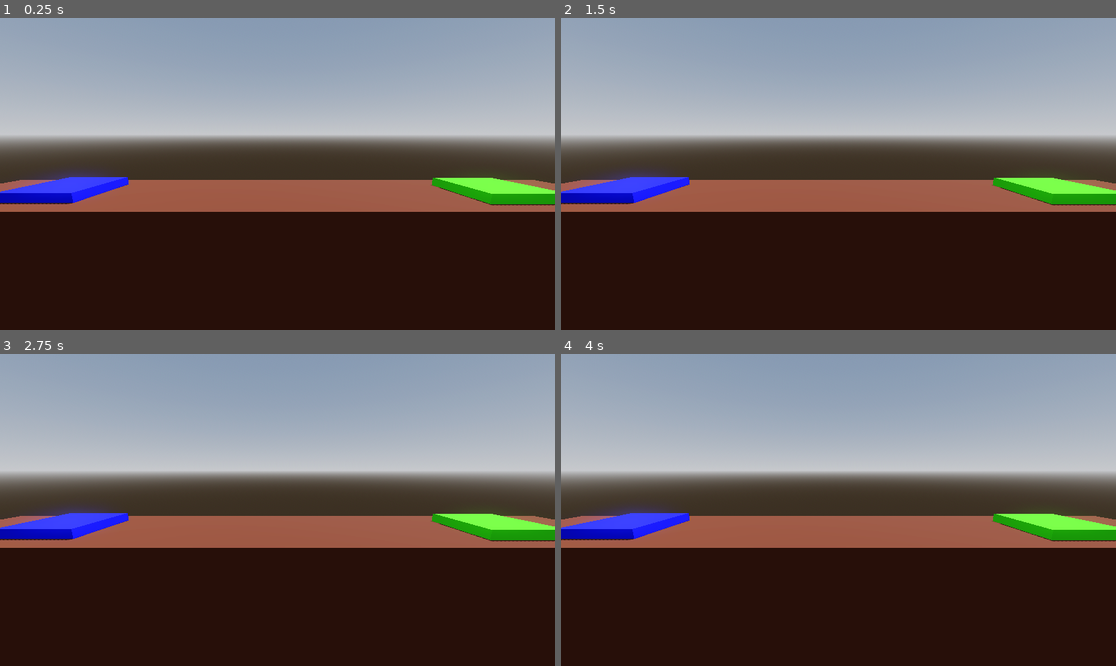
Above: before the commit, frames 1-4 (two rows, left to right).
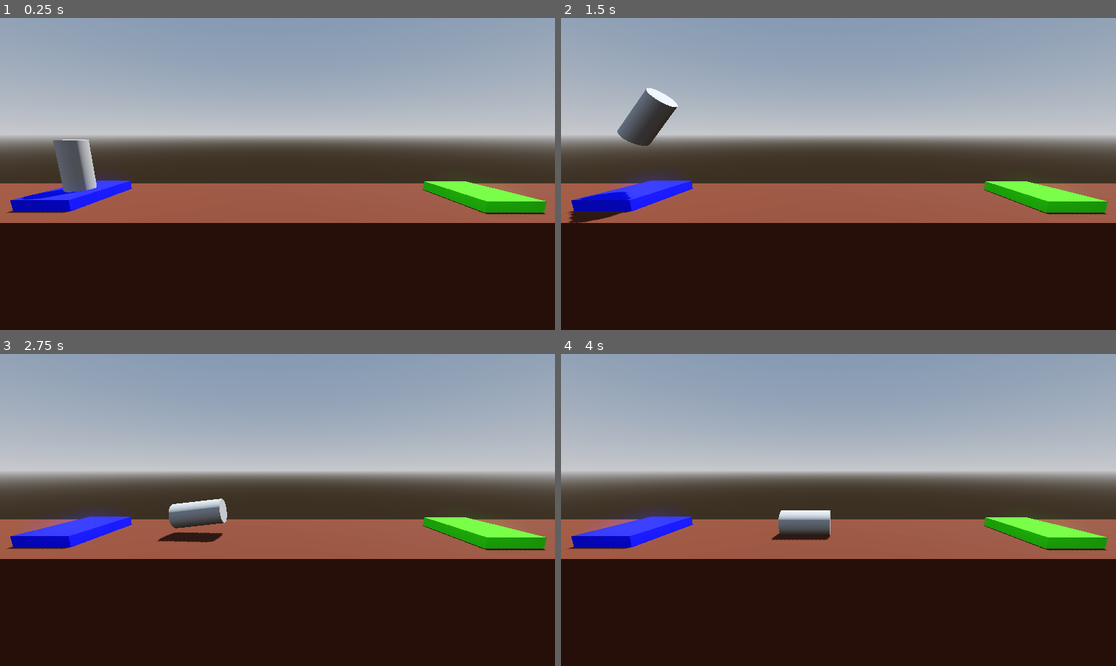
Above: after the commit, the same moments.

Repository: ko222uky/godot-project-boost
Game: Godot game, scene res://Level/level.tscn
Same seed, same stepped clock (60 frames per second), same inputs: the game is played once before the commit and once after it. This scene is started directly instead of the project's main scene.
Inputs:
- Up to frame 1 (0.25 s): no input
- Up to frame 2 (1.5 s): tap Enter at 0.5 s; hold D (rotate_right) 0.53-1.28 s; hold Space (boost) 0.53-1.28 s; hold Down (ui_down) from 1.28 s (still down); tap Space (boost) at 1.35 s
- Up to frame 3 (2.75 s): release Down (ui_down) at 2.03 s; hold D (rotate_right) from 2.03 s (still down); hold Space (boost) from 2.03 s (still down)
- Up to frame 4 (4 s): release D (rotate_right) at 2.78 s; release Space (boost) at 2.78 s; hold Alt (small_thrust) 2.78-3.53 s; tap Space (boost) at 2.85, 3.5 s; hold A (rotate_left) from 3.53 s (still down); hold Space (boost) from 3.53 s (still down)

The runs differ from the first frame. In frame 1, 8.2% of the frame differs, in the area x 0-100%, y 38-66%; in frame 2, 8.4%; in frame 3, 8.4%, in the area x 0-100%, y 46-66%; in frame 4, 8.3%.

Commit message:
Added level 5 and audio for crashing and successful completion

Diff:
--- a/Level/level.tscn
+++ b/Level/level.tscn
@@ -1,4 +1,8 @@
-[gd_scene load_steps=7 format=3 uid="uid://btgsm6wvdoc1"]
+[gd_scene load_steps=9 format=3 uid="uid://bop2h3etsa8cx"]
+
+[ext_resource type="PackedScene" uid="uid://b1odshykb1ot2" path="res://landing_pad.tscn" id="1_ychv5"]
+[ext_resource type="Script" path="res://landing_pad.gd" id="2_v5cxa"]
+[ext_resource type="PackedScene" uid="uid://b124pt35jypx7" path="res://player.tscn" id="3_8vd84"]
 
 [sub_resource type="ProceduralSkyMaterial" id="ProceduralSkyMaterial_chg5h"]
 sky_horizon_color = Color(0.64625, 0.65575, 0.67075, 1)
@@ -16,13 +20,10 @@
 [sub_resource type="StandardMaterial3D" id="StandardMaterial3D_k87ra"]
 albedo_color = Color(0.309804, 0.129412, 0.0392157, 1)
 
-[sub_resource type="StandardMaterial3D" id="StandardMaterial3D_c2l1a"]
-albedo_color = Color(0.207843, 0.917647, 0, 1)
-
 [sub_resource type="StandardMaterial3D" id="StandardMaterial3D_ba7bb"]
 albedo_color = Color(0, 0.00392157, 1, 1)
 
-[node name="Level" type="Node3D"]
+[node name="level" type="Node3D"]
 
 [node name="WorldEnvironment" type="WorldEnvironment" parent="."]
 environment = SubResource("Environment_ngvga")
@@ -31,23 +32,25 @@
 transform = Transform3D(-0.866023, -0.433016, 0.250001, 0, 0.499998, 0.866027, -0.500003, 0.749999, -0.43301, 0, 0, 0)
 shadow_enabled = true
 
-[node name="Floor" type="CSGBox3D" parent="."]
+[node name="Floor" type="CSGBox3D" parent="." groups=["Hazard"]]
 transform = Transform3D(1, 0, 0, 0, 1, 0, 0, 0, 1, 0, -4, 0)
 use_collision = true
 size = Vector3(30, 8, 5)
 material = SubResource("StandardMaterial3D_k87ra")
 
-[node name="Launch pad" type="CSGBox3D" parent="."]
-transform = Transform3D(1, 0, 0, 0, 1, 0, 0, 0, 1, 9.63856, 0.2, 0.170938)
+[node name="LandingPad" parent="." instance=ExtResource("1_ychv5")]
+transform = Transform3D(1, 0, 0, 0, 1, 0, 0, 0, 1, 8.05742, 0.2, 0.175155)
+script = ExtResource("2_v5cxa")
+file_path = "res://Level/level_2.tscn"
+
+[node name="LaunchPad" type="CSGBox3D" parent="."]
+transform = Transform3D(1, 0, 0, 0, 1, 0, 0, 0, 1, -8.15808, 0.2, 0.0439062)
 use_collision = true
-size = Vector3(3, 0.4, 3)
-material = SubResource("StandardMaterial3D_c2l1a")
-
-[node name="Landing pad" type="CSGBox3D" parent="."]
-transform = Transform3D(1, 0, 0, 0, 1, 0, 0, 0, 1, -9.43699, 0.2, 0.0439062)
-use_collision = true
-size = Vector3(3, 0.4, 3)
+size = Vector3(2, 0.4, 3)
 material = SubResource("StandardMaterial3D_ba7bb")
 
 [node name="Camera3D" type="Camera3D" parent="."]
-transform = Transform3D(1, 0, 0, 0, 0.981627, 0.190809, 0, -0.190809, 0.981627, 0, 2.612, 9.084)
+transform = Transform3D(1, 0, 0, 0, 0.981627, 0.190809, 0, -0.190809, 0.981627, 0, 2.612, 8.206)
+
+[node name="Player" parent="." instance=ExtResource("3_8vd84")]
+transform = Transform3D(1, 0, 0, 0, 1, 0, 0, 0, 1, -8.158, 1.4, 0.044)
--- a/level.tscn
+++ b/Level/level_2.tscn
@@ -1,8 +1,8 @@
-[gd_scene load_steps=9 format=3 uid="uid://bop2h3etsa8cx"]
+[gd_scene load_steps=10 format=3 uid="uid://w8e8n70a6kho"]
 
-[ext_resource type="PackedScene" uid="uid://b1odshykb1ot2" path="res://landing_pad.tscn" id="1_066x6"]
-[ext_resource type="PackedScene" uid="uid://b124pt35jypx7" path="res://player.tscn" id="1_l1dd3"]
-[ext_resource type="Script" path="res://landing_pad.gd" id="2_jdown"]
+[ext_resource type="PackedScene" uid="uid://b1odshykb1ot2" path="res://landing_pad.tscn" id="1_pasce"]
+[ext_resource type="Script" path="res://landing_pad.gd" id="2_wh5dy"]
+[ext_resource type="PackedScene" uid="uid://b124pt35jypx7" path="res://player.tscn" id="3_a2yr4"]
 
 [sub_resource type="ProceduralSkyMaterial" id="ProceduralSkyMaterial_chg5h"]
 sky_horizon_color = Color(0.64625, 0.65575, 0.67075, 1)
@@ -19,6 +19,9 @@
 
 [sub_resource type="StandardMaterial3D" id="StandardMaterial3D_k87ra"]
 albedo_color = Color(0.309804, 0.129412, 0.0392157, 1)
+
+[sub_resource type="StandardMaterial3D" id="StandardMaterial3D_a0kij"]
+albedo_color = Color(1, 0.0196078, 0.0196078, 1)
 
 [sub_resource type="StandardMaterial3D" id="StandardMaterial3D_ba7bb"]
 albedo_color = Color(0, 0.00392157, 1, 1)
@@ -38,10 +41,16 @@
 size = Vector3(30, 8, 5)
 material = SubResource("StandardMaterial3D_k87ra")
 
-[node name="LandingPad" parent="." instance=ExtResource("1_066x6")]
-transform = Transform3D(1, 0, 0, 0, 1, 0, 0, 0, 1, 8.05742, 0.2, 0.175155)
-script = ExtResource("2_jdown")
-file_path = "res://level_2.tscn"
+[node name="Obstacle" type="CSGBox3D" parent="." groups=["Hazard"]]
+transform = Transform3D(1, 0, 0, 0, 1, 0, 0, 0, 1, -0.0864041, 0.998692, -0.0657008)
+use_collision = true
+size = Vector3(3, 2, 3)
+material = SubResource("StandardMaterial3D_a0kij")
+
+[node name="LandingPad" parent="." instance=ExtResource("1_pasce")]
+transform = Transform3D(1, 0, 0, 0, 1, 0, 0, 0, 1, 8.03168, 0.177491, 0.183723)
+script = ExtResource("2_wh5dy")
+file_path = "res://Level/level_3.tscn"
 
 [node name="LaunchPad" type="CSGBox3D" parent="."]
 transform = Transform3D(1, 0, 0, 0, 1, 0, 0, 0, 1, -8.15808, 0.2, 0.0439062)
--- a/level_2.tscn
+++ b/Level/level_3.tscn
@@ -42,15 +42,15 @@
 material = SubResource("StandardMaterial3D_k87ra")
 
 [node name="Obstacle" type="CSGBox3D" parent="." groups=["Hazard"]]
-transform = Transform3D(1, 0, 0, 0, 1, 0, 0, 0, 1, -0.0864041, 0.998692, -0.0657008)
+transform = Transform3D(1, 0, 0, 0, 1, 0, 0, 0, 1, -0.20792, 1.13912, 0.243735)
 use_collision = true
-size = Vector3(3, 2, 3)
+size = Vector3(5, 0.1, 3)
 material = SubResource("StandardMaterial3D_a0kij")
 
-[node name="LandingPad" parent="." instance=ExtResource("1_rfwkc")]
+[node name="LandingPad" parent="." instance=ExtResource("1_gbhf4")]
 transform = Transform3D(1, 0, 0, 0, 1, 0, 0, 0, 1, 8.03168, 0.177491, 0.183723)
-script = ExtResource("2_43pqk")
-file_path = "res://level_3.tscn"
+script = ExtResource("2_f1vho")
+file_path = "res://Level/level_4.tscn"
 
 [node name="LaunchPad" type="CSGBox3D" parent="."]
 transform = Transform3D(1, 0, 0, 0, 1, 0, 0, 0, 1, -8.15808, 0.2, 0.0439062)
@@ -61,5 +61,29 @@
 [node name="Camera3D" type="Camera3D" parent="."]
 transform = Transform3D(1, 0, 0, 0, 0.981627, 0.190809, 0, -0.190809, 0.981627, 0, 2.612, 8.206)
 
-[node name="Player" parent="." instance=ExtResource("3_qex4y")]
+[node name="Player" parent="." instance=ExtResource("3_o6g6p")]
 transform = Transform3D(1, 0, 0, 0, 1, 0, 0, 0, 1, -8.158, 1.4, 0.044)
+
+[node name="ObstacleMiddle" type="CSGBox3D" parent="." groups=["Hazard"]]
+transform = Transform3D(1, 0, 0, 0, 1, 0, 0, 0, 1, -6.43507, 6.37699, -0.0177295)
+use_collision = true
+size = Vector3(5, 0.1, 3)
+material = SubResource("StandardMaterial3D_a0kij")
+
+[node name="ObstacleMiddle2" type="CSGBox3D" parent="." groups=["Hazard"]]
+transform = Transform3D(1, 0, 0, 0, 1, 0, 0, 0, 1, 0.508609, 6.37699, -0.0177295)
+use_collision = true
+size = Vector3(5, 0.1, 3)
+material = SubResource("StandardMaterial3D_a0kij")
+
+[node name="ObstacleMiddle3" type="CSGBox3D" parent="." groups=["Hazard"]]
+transform = Transform3D(1, 0, 0, 0, 1, 0, 0, 0, 1, 6.85645, 6.37699, -0.0177295)
+use_collision = true
+size = Vector3(5, 0.1, 3)
+material = SubResource("StandardMaterial3D_a0kij")
+
+[node name="ObstacleSlant" type="CSGBox3D" parent="." groups=["Hazard"]]
+transform = Transform3D(0.802359, 0.596841, 0, -0.596841, 0.802359, 0, 0, 0, 1, 2.91977, 0.841028, 0.443924)
+use_collision = true
+size = Vector3(5, 0.1, 3)
+material = SubResource("StandardMaterial3D_a0kij")
--- a/level_4.tscn
+++ b/Level/level_4.tscn
@@ -1,9 +1,10 @@
 [gd_scene load_steps=10 format=3 uid="uid://b3255ou2qgjh"]
 
-[ext_resource type="PackedScene" uid="uid://b255jolddxqb8" path="res://moving_hazard.tscn" id="1_701ut"]
-[ext_resource type="PackedScene" uid="uid://b1odshykb1ot2" path="res://landing_pad.tscn" id="1_vqci0"]
-[ext_resource type="Script" path="res://landing_pad.gd" id="2_j55j6"]
-[ext_resource type="PackedScene" uid="uid://b124pt35jypx7" path="res://player.tscn" id="3_qqnk8"]
+[ext_resource type="PackedScene" uid="uid://b255jolddxqb8" path="res://moving_hazard.tscn" id="1_j6ntb"]
+[ext_resource type="PackedScene" uid="uid://uur6e0pah7d0" path="res://floor.tscn" id="1_prpjy"]
+[ext_resource type="PackedScene" uid="uid://b1odshykb1ot2" path="res://landing_pad.tscn" id="2_bmc1r"]
+[ext_resource type="Script" path="res://landing_pad.gd" id="3_rjq7d"]
+[ext_resource type="PackedScene" uid="uid://b124pt35jypx7" path="res://player.tscn" id="4_v5t6x"]
 
 [sub_resource type="ProceduralSkyMaterial" id="ProceduralSkyMaterial_chg5h"]
 sky_horizon_color = Color(0.64625, 0.65575, 0.67075, 1)
@@ -18,9 +19,6 @@
 tonemap_mode = 2
 glow_enabled = true
 
-[sub_resource type="StandardMaterial3D" id="StandardMaterial3D_k87ra"]
-albedo_color = Color(0.309804, 0.129412, 0.0392157, 1)
-
 [sub_resource type="StandardMaterial3D" id="StandardMaterial3D_ba7bb"]
 albedo_color = Color(0, 0.00392157, 1, 1)
 
@@ -33,18 +31,14 @@
 transform = Transform3D(-0.866023, -0.433016, 0.250001, 0, 0.499998, 0.866027, -0.500003, 0.749999, -0.43301, 0, 0, 0)
 shadow_enabled = true
 
-[node name="Floor" type="CSGBox3D" parent="." groups=["Hazard"]]
-transform = Transform3D(1, 0, 0, 0, 1, 0, 0, 0, 1, 0, -4, 0)
-use_collision = true
-size = Vector3(30, 8, 5)
-material = SubResource("StandardMaterial3D_k87ra")
+[node name="Floor" parent="." instance=ExtResource("1_prpjy")]
 
-[node name="MovingHazard" parent="." instance=ExtResource("1_701ut")]
+[node name="MovingHazard" parent="." instance=ExtResource("1_j6ntb")]
 
-[node name="LandingPad" parent="." instance=ExtResource("1_vqci0")]
+[node name="LandingPad" parent="." instance=ExtResource("2_bmc1r")]
 transform = Transform3D(1, 0, 0, 0, 1, 0, 0, 0, 1, 8.03168, 0.177491, 0.183723)
-script = ExtResource("2_j55j6")
-file_path = "res://level.tscn"
+script = ExtResource("3_rjq7d")
+file_path = "res://Level/level_5.tscn"
 
 [node name="LaunchPad" type="CSGBox3D" parent="."]
 transform = Transform3D(1, 0, 0, 0, 1, 0, 0, 0, 1, -8.15808, 0.2, 0.0439062)
--- /dev/null
+++ b/Level/level_5.tscn
@@ -0,0 +1,96 @@
+[gd_scene load_steps=10 format=3 uid="uid://dvc1qnl7xv41a"]
+
+[ext_resource type="PackedScene" uid="uid://b1odshykb1ot2" path="res://landing_pad.tscn" id="1_8yjtr"]
+[ext_resource type="Script" path="res://landing_pad.gd" id="2_xytm0"]
+[ext_resource type="PackedScene" uid="uid://uur6e0pah7d0" path="res://floor.tscn" id="3_bj0mg"]
+[ext_resource type="PackedScene" uid="uid://b124pt35jypx7" path="res://player.tscn" id="3_y3la7"]
+[ext_resource type="PackedScene" uid="uid://b255jolddxqb8" path="res://moving_hazard.tscn" id="4_t1aic"]
+
+[sub_resource type="ProceduralSkyMaterial" id="ProceduralSkyMaterial_chg5h"]
+sky_horizon_color = Color(0.64625, 0.65575, 0.67075, 1)
+ground_horizon_color = Color(0.64625, 0.65575, 0.67075, 1)
+
+[sub_resource type="Sky" id="Sky_60nuy"]
+sky_material = SubResource("ProceduralSkyMaterial_chg5h")
+
+[sub_resource type="Environment" id="Environment_ngvga"]
+background_mode = 2
+sky = SubResource("Sky_60nuy")
+tonemap_mode = 2
+glow_enabled = true
+
+[sub_resource type="StandardMaterial3D" id="StandardMaterial3D_a0kij"]
+albedo_color = Color(1, 0.0196078, 0.0196078, 1)
+
+[node name="level" type="Node3D"]
+
+[node name="WorldEnvironment" type="WorldEnvironment" parent="."]
+environment = SubResource("Environment_ngvga")
+
+[node name="DirectionalLight3D" type="DirectionalLight3D" parent="."]
+transform = Transform3D(-0.866024, -0.433016, 0.250001, 0.489953, -0.635181, 0.597068, -0.0997442, 0.639564, 0.76224, 0, 0, 0)
+shadow_enabled = true
+
+[node name="Obstacle" type="CSGBox3D" parent="." groups=["Hazard"]]
+transform = Transform3D(1, 0, 0, 0, 1, 0, 0, 0, 1, -0.0864041, -33.098, -0.0657008)
+use_collision = true
+size = Vector3(300, 2, 100)
+material = SubResource("StandardMaterial3D_a0kij")
+
+[node name="Obstacle2" type="CSGBox3D" parent="." groups=["Hazard"]]
+transform = Transform3D(1, 0, 0, 0, 1, 0, 0, 0, 1, -0.0864041, 28.4589, -0.0657008)
+use_collision = true
+size = Vector3(300, 2, 100)
+material = SubResource("StandardMaterial3D_a0kij")
+
+[node name="LandingPad" parent="." instance=ExtResource("1_8yjtr")]
+transform = Transform3D(1, 0, 0, 0, 1, 0, 0, 0, 1, 31.5471, -31.6809, 0.183723)
+script = ExtResource("2_xytm0")
+file_path = "res://Level/level.tscn"
+
+[node name="Camera3D" type="Camera3D" parent="."]
+transform = Transform3D(1, 0, 0, 0, 0.981627, 0.190809, 0, -0.190809, 0.981627, 0, 2.612, 32.6418)
+
+[node name="Player" parent="." instance=ExtResource("3_y3la7")]
+transform = Transform3D(1, 0, 0, 0, 1, 0, 0, 0, 1, -29.9658, 0, 0)
+
+[node name="MovingHazardFour" parent="." instance=ExtResource("4_t1aic")]
+transform = Transform3D(1, 0, 0, 0, 1, 0, 0, 0, 1, -0.20792, -31.6286, 0.243735)
+destination = Vector3(0, 50, 0)
+move_time = 4.0
+
+[node name="MovingHazardFour2" parent="." instance=ExtResource("4_t1aic")]
+transform = Transform3D(1, 0, 0, 0, 1, 0, 0, 0, 1, 17.0592, -31.6286, 0.243735)
+destination = Vector3(0, 50, 0)
+
+[node name="MovingHazardFive" parent="." instance=ExtResource("4_t1aic")]
+transform = Transform3D(1, 0, 0, 0, 1, 0, 0, 0, 1, -10.5319, -31.6286, 0.243735)
+destination = Vector3(0, 50, 0)
+move_time = 5.0
+
+[node name="MovingHazardFive2" parent="." instance=ExtResource("4_t1aic")]
+transform = Transform3D(1, 0, 0, 0, 1, 0, 0, 0, 1, -19.2118, -31.6286, 0.243735)
+destination = Vector3(0, 50, 0)
+move_time = 6.0
+
+[node name="MovingHazardFive3" parent="." instance=ExtResource("4_t1aic")]
+transform = Transform3D(1, 0, 0, 0, 1, 0, 0, 0, 1, -15.1258, 14.802, 0.243735)
+destination = Vector3(0, -35, 0)
+move_time = 6.0
+
+[node name="MovingHazardFive4" parent="." instance=ExtResource("4_t1aic")]
+transform = Transform3D(1, 0, 0, 0, 1, 0, 0, 0, 1, -4.27996, 14.802, 0.243735)
+destination = Vector3(0, -35, 0)
+move_time = 6.0
+
+[node name="MovingHazardFive5" parent="." instance=ExtResource("4_t1aic")]
+transform = Transform3D(1, 0, 0, 0, 1, 0, 0, 0, 1, 21.6695, 14.802, 0.243735)
+destination = Vector3(0, -35, 0)
+
+[node name="Wall" parent="." instance=ExtResource("3_bj0mg")]
+transform = Transform3D(1, 0, 0, 0, 1, 0, 0, 0, 1, 12.9038, -26.1661, 0.183723)
+size = Vector3(2, 15, 40)
+
+[node name="Wall4" parent="." instance=ExtResource("3_bj0mg")]
+transform = Transform3D(1, 0, 0, 0, 1, 0, 0, 0, 1, 12.2438, 19.6749, 0.183723)
+size = Vector3(2, 18.2471, 40)
--- a/Player.gd
+++ b/Player.gd
@@ -10,6 +10,8 @@
 
 var is_transitioning : bool = false # used to prevent multiple crash/completion functions from running.
 
+@onready var explosion_audio: AudioStreamPlayer3D = $ExplosionAudio # for accessing child node, waiting for _ready()
+@onready var success_audio: AudioStreamPlayer = $SuccessAudio
 
 # Called every frame. 'delta' is the elapsed time since the previous frame.
 func _process(delta: float) -> void:
@@ -34,7 +36,6 @@
 	if Input.is_action_pressed("rotate_right"):
 		apply_torque(Vector3(0.0, 0.0, -torque) * delta)
 
-
 # connecting signal to method
 func _on_body_entered(body: Node) -> void:
 	if "Goal" in body.get_groups() && is_transitioning == false: # checks if string is in list of the body's groups
@@ -45,18 +46,20 @@
 
 func crash_sequence() -> void:
 	print("KABOOM!")
-	set_process(false) # stops calling the _process function
+	explosion_audio.play() # play audio attached to our audio node
+	set_process(false) # stops calling the _process function, to prevent calling multiple crash_sequence()
 	is_transitioning = true
 	var tween = create_tween()
-	tween.tween_interval(1.0) # passes a float (in seconds), how long we wait
+	tween.tween_interval(3.0) # passes a float (in seconds), how long we wait
 	tween.tween_callback(get_tree().reload_current_scene)
 
 
 func complete_level(next_level_file: String) -> void:
 	print("Safe landing! Level complete!")
+	success_audio.play()
 	set_process(false)
 	is_transitioning = true
 	var tween = create_tween()
-	tween.tween_interval(1.0)
+	tween.tween_interval(3.0)
 	tween.tween_callback(
 		get_tree().change_scene_to_file.bind(next_level_file)) # using tween to change scene to the next level file
--- /dev/null
+++ b/floor.tscn
@@ -0,0 +1,10 @@
+[gd_scene load_steps=2 format=3 uid="uid://uur6e0pah7d0"]
+
+[sub_resource type="StandardMaterial3D" id="StandardMaterial3D_k87ra"]
+albedo_color = Color(0.309804, 0.129412, 0.0392157, 1)
+
+[node name="Floor" type="CSGBox3D" groups=["Hazard"]]
+transform = Transform3D(1, 0, 0, 0, 1, 0, 0, 0, 1, 0, -4, 0)
+use_collision = true
+size = Vector3(30, 8, 5)
+material = SubResource("StandardMaterial3D_k87ra")
--- a/level_3.tscn
+++ /dev/null
@@ -1,77 +0,0 @@
-[gd_scene load_steps=10 format=3 uid="uid://bcirsaew7uwcw"]
-
-[ext_resource type="PackedScene" uid="uid://b1odshykb1ot2" path="res://landing_pad.tscn" id="1_o6cl8"]
-[ext_resource type="Script" path="res://landing_pad.gd" id="2_0ayfw"]
-[ext_resource type="PackedScene" uid="uid://b124pt35jypx7" path="res://player.tscn" id="3_kl334"]
-
-[sub_resource type="ProceduralSkyMaterial" id="ProceduralSkyMaterial_chg5h"]
-sky_horizon_color = Color(0.64625, 0.65575, 0.67075, 1)
-ground_horizon_color = Color(0.64625, 0.65575, 0.67075, 1)
-
-[sub_resource type="Sky" id="Sky_60nuy"]
-sky_material = SubResource("ProceduralSkyMaterial_chg5h")
-
-[sub_resource type="Environment" id="Environment_ngvga"]
-background_mode = 2
-sky = SubResource("Sky_60nuy")
-tonemap_mode = 2
-glow_enabled = true
-
-[sub_resource type="StandardMaterial3D" id="StandardMaterial3D_k87ra"]
-albedo_color = Color(0.309804, 0.129412, 0.0392157, 1)
-
-[sub_resource type="StandardMaterial3D" id="StandardMaterial3D_a0kij"]
-albedo_color = Color(1, 0.0196078, 0.0196078, 1)
-
-[sub_resource type="StandardMaterial3D" id="StandardMaterial3D_ba7bb"]
-albedo_color = Color(0, 0.00392157, 1, 1)
-
-[node name="level" type="Node3D"]
-
-[node name="WorldEnvironment" type="WorldEnvironment" parent="."]
-environment = SubResource("Environment_ngvga")
-
-[node name="DirectionalLight3D" type="DirectionalLight3D" parent="."]
-transform = Transform3D(-0.866023, -0.433016, 0.250001, 0, 0.499998, 0.866027, -0.500003, 0.749999, -0.43301, 0, 0, 0)
-shadow_enabled = true
-
-[node name="Floor" type="CSGBox3D" parent="." groups=["Hazard"]]
-transform = Transform3D(1, 0, 0, 0, 1, 0, 0, 0, 1, 0, -4, 0)
-use_collision = true
-size = Vector3(30, 8, 5)
-material = SubResource("StandardMaterial3D_k87ra")
-
-[node name="Obstacle" type="CSGBox3D" parent="." groups=["Hazard"]]
-transform = Transform3D(1, 0, 0, 0, 1, 0, 0, 0, 1, -0.20792, 1.13912, 0.243735)
-use_collision = true
-size = Vector3(5, 0.1, 3)
-material = SubResource("StandardMaterial3D_a0kij")
-
-[node name="LandingPad" parent="." instance=ExtResource("1_o6cl8")]
-transform = Transform3D(1, 0, 0, 0, 1, 0, 0, 0, 1, 8.03168, 0.177491, 0.183723)
-script = ExtResource("2_0ayfw")
-file_path = "res://level_4.tscn"
-
-[node name="LaunchPad" type="CSGBox3D" parent="."]
-transform = Transform3D(1, 0, 0, 0, 1, 0, 0, 0, 1, -8.15808, 0.2, 0.0439062)
-use_collision = true
-size = Vector3(2, 0.4, 3)
-material = SubResource("StandardMaterial3D_ba7bb")
-
-[node name="Camera3D" type="Camera3D" parent="."]
-transform = Transform3D(1, 0, 0, 0, 0.981627, 0.190809, 0, -0.190809, 0.981627, 0, 2.612, 8.206)
-
-[node name="Player" parent="." instance=ExtResource("3_kl334")]
-transform = Transform3D(1, 0, 0, 0, 1, 0, 0, 0, 1, -8.158, 1.4, 0.044)
-
-[node name="ObstacleMiddle" type="CSGBox3D" parent="." groups=["Hazard"]]
-transform = Transform3D(1, 0, 0, 0, 1, 0, 0, 0, 1, -6.43507, 6.37699, -0.0177295)
-use_collision = true
-size = Vector3(5, 0.1, 3)
-material = SubResource("StandardMaterial3D_a0kij")
-
-[node name="ObstacleSlant" type="CSGBox3D" parent="." groups=["Hazard"]]
-transform = Transform3D(0.802359, 0.596841, 0, -0.596841, 0.802359, 0, 0, 0, 1, 2.91977, 0.841028, 0.443924)
-use_collision = true
-size = Vector3(5, 0.1, 3)
-material = SubResource("StandardMaterial3D_a0kij")
--- a/player.tscn
+++ b/player.tscn
@@ -1,6 +1,8 @@
-[gd_scene load_steps=4 format=3 uid="uid://b124pt35jypx7"]
+[gd_scene load_steps=6 format=3 uid="uid://b124pt35jypx7"]
 
 [ext_resource type="Script" path="res://Player.gd" id="1_70vfm"]
+[ext_resource type="AudioStream" uid="uid://cpcdd2fvspvkx" path="res://SFX - Death Explosion.ogg" id="2_tts7m"]
+[ext_resource type="AudioStream" uid="uid://cvxfnud6sbkcu" path="res://SFX - Success.ogg" id="3_jcqcm"]
 
 [sub_resource type="CylinderMesh" id="CylinderMesh_uoun5"]
 
@@ -22,4 +24,10 @@
 [node name="CollisionShape3D" type="CollisionShape3D" parent="."]
 shape = SubResource("CylinderShape3D_chegw")
 
+[node name="ExplosionAudio" type="AudioStreamPlayer3D" parent="."]
+stream = ExtResource("2_tts7m")
+
+[node name="SuccessAudio" type="AudioStreamPlayer" parent="."]
+stream = ExtResource("3_jcqcm")
+
 [connection signal="body_entered" from="." to="." method="_on_body_entered"]
Not shown: 1 places in Level/level_2.tscn that only renumber resources
Not shown: 1 places in Level/level_3.tscn that only renumber resources
Not shown: 1 places in Level/level_4.tscn that only renumber resources
Not shown, added: SFX - Death Explosion.ogg.import
Not shown, added: SFX - Success.ogg.import
Not shown, added: SFX - Death Explosion.ogg
Not shown, added: SFX - Success.ogg
